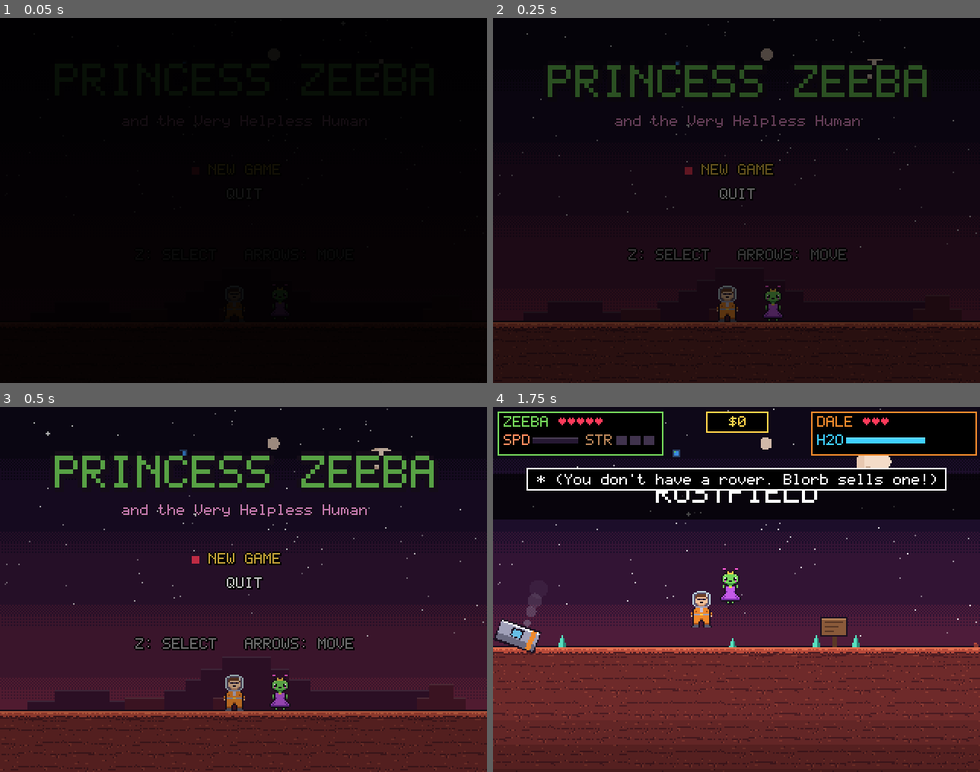
Above: before the commit, frames 1-4 (two rows, left to right).
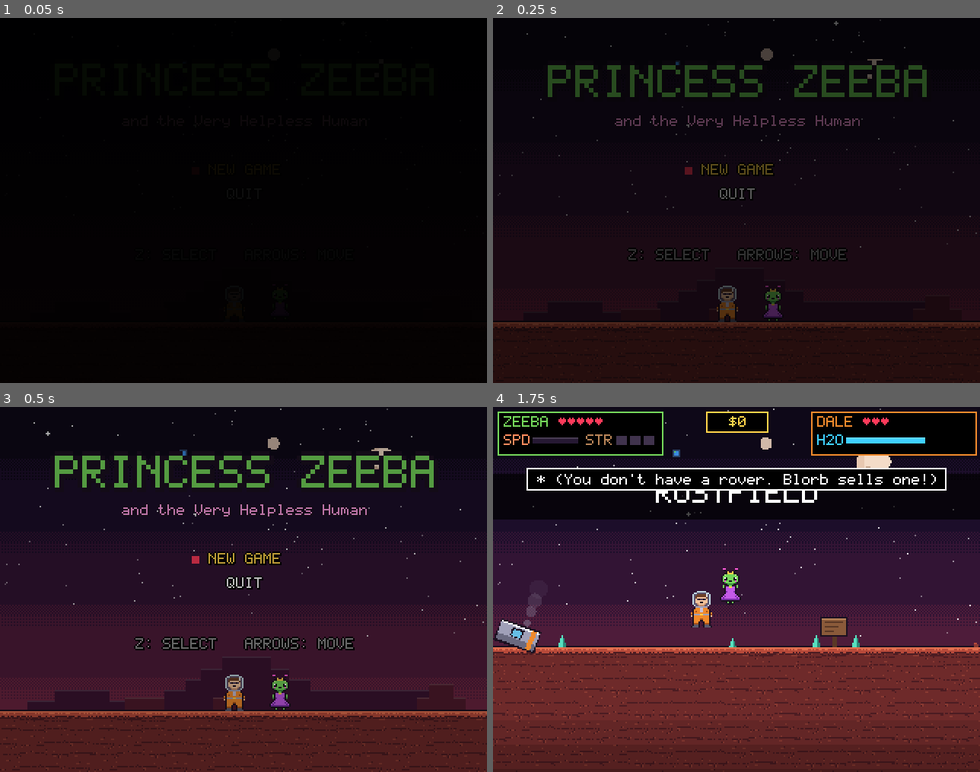
Above: after the commit, the same moments.

Repository: Bentedboi/zeeba
Game: Godot game, scene res://scenes/boot.tscn
The game is run twice, just before and just after one commit, with the same random seed, the same clock (stepped at 60 frames per second) and the same inputs. Before the commit the project starts from res://scenes/title.tscn.
Inputs (mouse positions are in pixels of both pictures, inside the frame that each line leads up to):
- Up to frame 1 (0.05 s): no input
- Up to frame 2 (0.25 s): no input
- Up to frame 3 (0.5 s): no input
- Up to frame 4 (1.75 s): tap Enter at 0.5 s; move the mouse to (843, 571) at 0.52 s; hold Right (right) from 0.53 s (still down); tap Z (confirm) at 0.6 s; click (843, 571) at 0.67 s; tap Space at 0.77, 1.52 s; move the mouse to (639, 607) at 1.27 s; tap R (rover) at 1.35 s

The runs differ from the first frame. In frame 2, 0.4% of the frame differs, in the area x 0-100%, y 0-100%; in frame 3, 1.2%, in the area x 0-100%, y 83-100%; in frame 4, nothing differs.

Commit message:
Ship like Rocket Leauge/F1: separate .pck, auto-updater boot scene; fix hang/crash on quit
The single-exe export made a unique .exe that school Defender rules block; the stock
template exe with a separate game.pck runs. boot.gd checks GitHub Releases for a newer
game.pck. sfx.gd now waits for background song rendering before exiting.

Co-Authored-By: Claude Opus 5.5 <noreply@anthropic.com>

Diff:
--- a/project.godot
+++ b/project.godot
@@ -12,7 +12,7 @@
 
 config/name="Princess Zeeba"
 config/description="A Mars platformer about a martian princess and a very helpless human."
-run/main_scene="res://scenes/title.tscn"
+run/main_scene="res://scenes/boot.tscn"
 config/features=PackedStringArray("4.7", "Forward Plus")
 config/icon="res://icon.svg"
 
--- /dev/null
+++ b/release.json
@@ -0,0 +1 @@
+{"version":1,"repo":"Bentedboi/zeeba"}
--- /dev/null
+++ b/scenes/boot.tscn
@@ -0,0 +1,6 @@
+[gd_scene load_steps=2 format=3]
+
+[ext_resource type="Script" path="res://scripts/boot.gd" id="1"]
+
+[node name="Boot" type="Node2D"]
+script = ExtResource("1")
--- /dev/null
+++ b/scripts/boot.gd
@@ -0,0 +1,141 @@
+extends Node2D
+## First scene of the game: auto-updater (same as Rocket Leauge / F1 Game). In an exported
+## game it asks GitHub whether a newer version was published (publish.ps1), downloads its
+## game data (.pck) and loads it on top of the built-in data before the title opens.
+## Offline or on any error the game just starts as is. In the editor it does nothing.
+## An update can change anything under res:// (scripts, scenes, levels, art), but not
+## project.godot settings or autoloads (game.gd, sfx.gd): those are read before this runs,
+## so changing them needs players to download the full game again.
+
+const TITLE_SCENE := "res://scenes/title.tscn"
+const RELEASE_INFO := "res://release.json"   # {"version": n, "repo": "owner/name"}; publish.ps1 bumps it
+const UPDATE_DIR := "user://update"
+const CHECK_TIMEOUT := 5.0
+
+var _status := ""
+var _progress := -1.0   # 0..1 while downloading
+var _http: HTTPRequest
+var _own_version := 0
+var _repo := ""
+
+
+func _ready() -> void:
+	set_process(false)   # only runs to drive the download progress bar
+	var info: Dictionary = _read_json(RELEASE_INFO)
+	_own_version = int(info.get("version", 0))
+	_repo = info.get("repo", "")
+	if not OS.has_feature("template") or _repo == "":
+		print("Princess Zeeba v%d" % _own_version)
+		_start_game.call_deferred()   # editor, or no GitHub repo set
+		return
+
+	# A newer version was downloaded before: use it.
+	var local: Dictionary = _read_json(UPDATE_DIR + "/version.json")
+	if int(local.get("version", 0)) > _own_version and _load_pack(local):
+		_own_version = int(local.version)
+	print("Princess Zeeba v%d (files: v%d)" % [_own_version, int(_read_json(RELEASE_INFO).get("version", 0))])
+
+	_set_status("CHECKING FOR UPDATES...")
+	_http = HTTPRequest.new()
+	_http.timeout = CHECK_TIMEOUT
+	add_child(_http)
+	_http.request_completed.connect(_on_version_checked)
+	if _http.request("https://github.com/%s/releases/latest/download/version.json" % _repo) != OK:
+		_start_game()
+
+
+func _on_version_checked(result: int, code: int, _headers: PackedStringArray, body: PackedByteArray) -> void:
+	if result != HTTPRequest.RESULT_SUCCESS or code != 200:
+		_start_game()   # offline, or nothing published yet
+		return
+	var remote = JSON.parse_string(body.get_string_from_utf8())
+	if not remote is Dictionary or int(remote.get("version", 0)) <= _own_version:
+		_start_game()
+		return
+	var engine: Dictionary = Engine.get_version_info()
+	if remote.get("godot", "") != "%d.%d.%d" % [engine.major, engine.minor, engine.patch]:
+		# Made with a different Godot: the .pck won't run on this .exe.
+		_set_status("A NEW VERSION IS OUT - DOWNLOAD THE FULL GAME AGAIN FROM GITHUB.")
+		await get_tree().create_timer(4.0).timeout
+		_start_game()
+		return
+	_download(remote)
+
+
+func _download(remote: Dictionary) -> void:
+	_set_status("DOWNLOADING UPDATE (VERSION %d)..." % int(remote.version))
+	_progress = 0.0
+	DirAccess.make_dir_recursive_absolute(UPDATE_DIR)
+	# Each version gets its own file: the one loaded now stays open until the game closes.
+	remote.file = "game_v%d.pck" % int(remote.version)
+	var tmp := UPDATE_DIR + "/download.part"
+	_http.timeout = 0.0
+	_http.download_file = tmp
+	_http.request_completed.disconnect(_on_version_checked)
+	_http.request_completed.connect(func(result: int, code: int, _h, _b):
+		set_process(false)
+		if result != HTTPRequest.RESULT_SUCCESS or code != 200 \
+				or FileAccess.get_sha256(tmp) != String(remote.get("sha256", "")):
+			DirAccess.remove_absolute(tmp)
+			_progress = -1.0
+			_set_status("UPDATE FAILED - STARTING THE CURRENT VERSION.")
+			await get_tree().create_timer(2.0).timeout
+			_start_game()
+			return
+		DirAccess.rename_absolute(tmp, UPDATE_DIR + "/" + remote.file)
+		var f := FileAccess.open(UPDATE_DIR + "/version.json", FileAccess.WRITE)
+		f.store_string(JSON.stringify(remote))
+		f.close()
+		_load_pack(remote)
+		_start_game())
+	var url := "https://github.com/%s/releases/latest/download/%s" % [_repo, remote.get("pck", "game.pck")]
+	if _http.request(url) != OK:
+		_start_game()
+		return
+	set_process(true)
+
+
+func _process(_dt: float) -> void:
+	var total := _http.get_body_size()
+	if total > 0:
+		_progress = float(_http.get_downloaded_bytes()) / total
+		queue_redraw()
+
+
+## Load a downloaded version's files over the built-in ones, and delete older downloads.
+func _load_pack(info: Dictionary) -> bool:
+	var file: String = info.get("file", "")
+	if file == "" or not ProjectSettings.load_resource_pack(UPDATE_DIR + "/" + file, true):
+		return false
+	for f in DirAccess.get_files_at(UPDATE_DIR):
+		if f.ends_with(".pck") and f != file:
+			DirAccess.remove_absolute(UPDATE_DIR + "/" + f)   # fails harmlessly if still open
+	return true
+
+
+func _start_game() -> void:
+	get_tree().change_scene_to_file(TITLE_SCENE)
+
+
+func _read_json(path: String) -> Dictionary:
+	if not FileAccess.file_exists(path):
+		return {}
+	var d = JSON.parse_string(FileAccess.get_file_as_string(path))
+	return d if d is Dictionary else {}
+
+
+func _set_status(text: String) -> void:
+	_status = text
+	queue_redraw()
+
+
+func _draw() -> void:
+	if _status == "":
+		return
+	PixelFont.draw_centered(self, 160, 80, "PRINCESS ZEEBA  V%d" % _own_version, Color(Art.PAL.g), 2, Color(Art.PAL.k))
+	var lines := PixelFont.wrap(_status, 48).split("\n")
+	for i in lines.size():
+		PixelFont.draw_centered(self, 160, 116 + i * PixelFont.LINE, lines[i], Color.WHITE, 1, Color.BLACK)
+	if _progress >= 0.0:
+		draw_rect(Rect2(60, 150, 200, 8), Color(Art.PAL.k))
+		draw_rect(Rect2(61, 151, 198 * clampf(_progress, 0.0, 1.0), 6), Color(Art.PAL.g))
--- a/scripts/sfx.gd
+++ b/scripts/sfx.gd
@@ -31,6 +31,7 @@
 var _music: AudioStreamPlayer
 var _songs := {}
 var _want_song := ""
+var _tasks: Array[int] = []
 
 
 func _ready() -> void:
@@ -45,7 +46,14 @@
 	# Render every song in the background so level loads never hitch.
 	for name in SONGS:
 		var n: String = name
-		WorkerThreadPool.add_task(func(): _song_ready.call_deferred(n, _render_song(SONGS[n])))
+		_tasks.append(WorkerThreadPool.add_task(func(): _song_ready.call_deferred(n, _render_song(SONGS[n]))))
+
+
+# Quitting while songs are still rendering hung or crashed the game, so wait for them first.
+func _exit_tree() -> void:
+	for id in _tasks:
+		WorkerThreadPool.wait_for_task_completion(id)
+	_tasks.clear()
 
 
 func play(name: String, pitch := 1.0, vol_db := -8.0) -> void:
Not shown, changed: export_presets.cfg
Not shown, added: scripts/boot.gd.uid
Not shown, changed: publish.ps1
